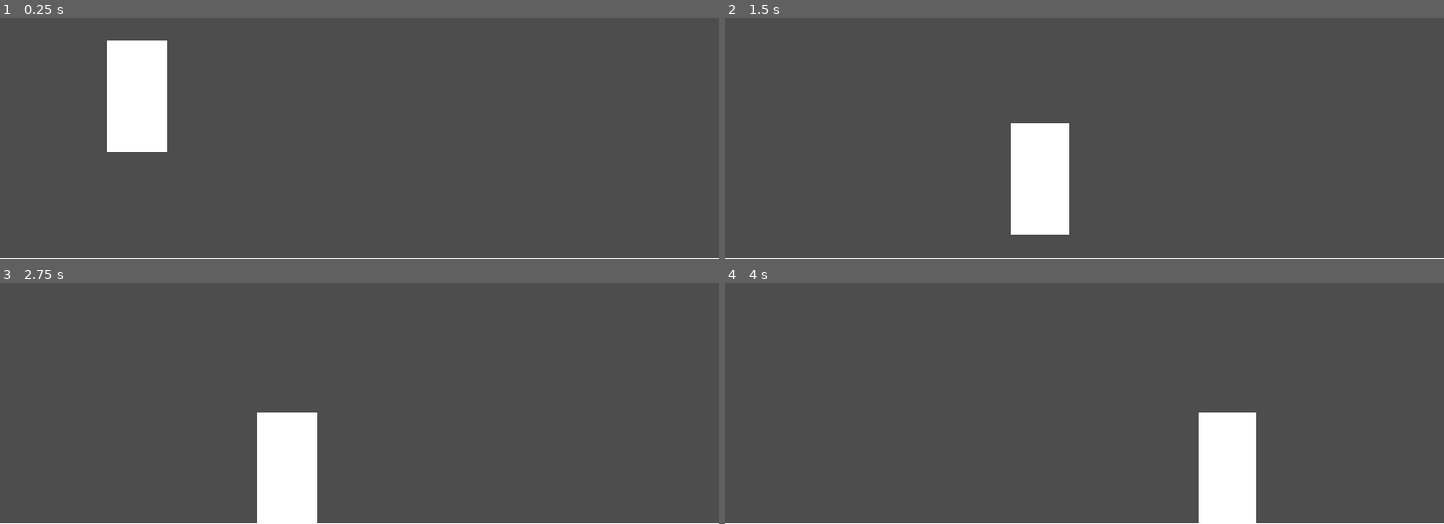
Above: before the commit, frames 1-4 (two rows, left to right).
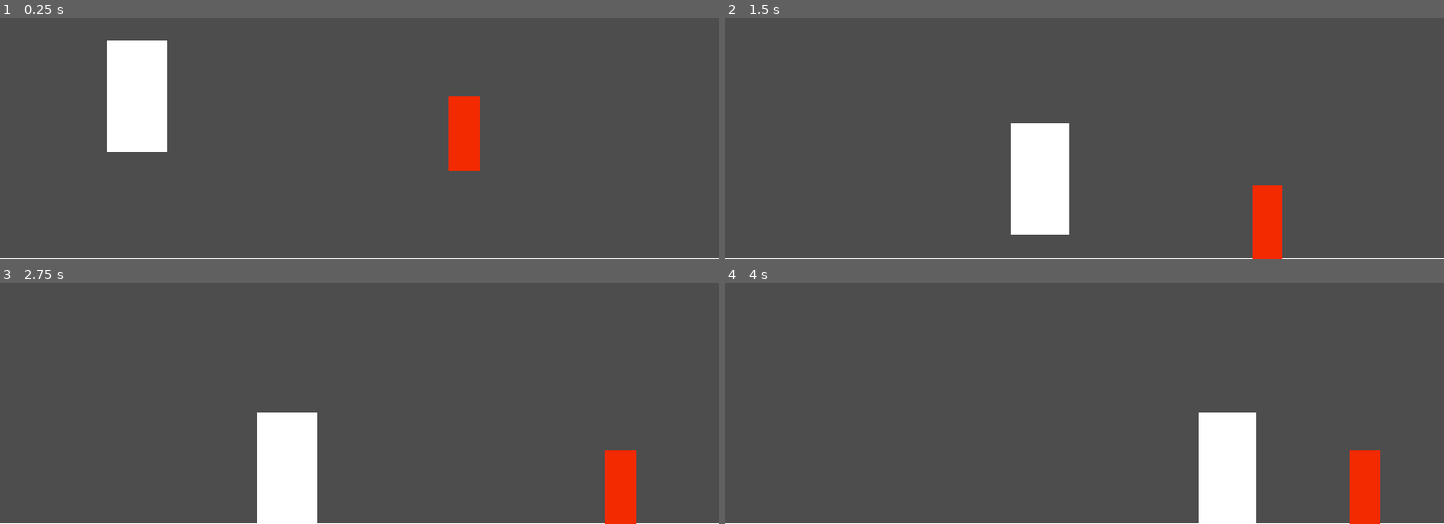
Above: after the commit, the same moments.

Repository: Richie0098/new-game-project
Game: Godot game, scene res://node_2d.tscn
Same seed, same stepped clock (60 frames per second), same inputs: the game is played once before the commit and once after it.
Inputs:
- Up to frame 1 (0.25 s): no input
- Up to frame 2 (1.5 s): tap Enter (ui_accept) at 0.5, 0.77 s; hold Right (ui_right) from 0.53 s (still down)
- Up to frame 3 (2.75 s): tap Enter (ui_accept) at 1.52 s; release Right (ui_right) at 2.03 s; hold Left (ui_left) from 2.03 s (still down)
- Up to frame 4 (4 s): release Left (ui_left) at 2.78 s; hold Right (ui_right) from 2.78 s (still down); tap Enter (ui_accept) at 3.02, 3.77 s

The runs differ from the first frame. In frame 1, 1.4% of the frame differs, in the area x 62-67%, y 32-64%; in frame 2, 1.3%; in frame 3, 1.3%; in frame 4, 1.3%.

Commit message:
Enemy
Added enemy AI but doesn't attcak

Diff:
--- /dev/null
+++ b/beelte.gd
@@ -0,0 +1,31 @@
+extends CharacterBody2D
+const SPEED = 100.0
+var gravity = 2000.0
+var direction = 1
+var health = 3
+
+func _physics_process(delta):
+	if not is_on_floor():
+		velocity.y += gravity * delta
+	if $Raywall.is_colliding() or (is_on_floor() and not $Rayfloor.is_colliding()):
+		direction = direction * -1
+
+		$Raywall.target_position.x = abs($Raywall.target_position.x) * direction
+		$Rayfloor.position.x = abs($Rayfloor.position.x) * direction
+
+	velocity.x = direction * SPEED
+	move_and_slide()
+
+func take_damage(amount):
+	health -= amount
+
+	modulate = Color(1, 0.3, 0.3)
+	await get_tree().create_timer(0.1).timeout
+	modulate = Color(1, 1, 1)
+
+	if health <= 0:
+		die()
+func die():
+	$CollisionShape2D.set_deferred("disabled", true)
+	set_physics_process(false)
+	queue_free()
--- /dev/null
+++ b/beetle.tscn
@@ -0,0 +1,28 @@
+[gd_scene format=3 uid="uid://b8eax1dbgc614"]
+
+[ext_resource type="Script" uid="uid://ddb883uftyghl" path="res://beelte.gd" id="1_lw8d3"]
+
+[sub_resource type="RectangleShape2D" id="RectangleShape2D_ikdr8"]
+size = Vector2(48, 105)
+
+[node name="CharacterBody2D" type="CharacterBody2D" unique_id=1867351165]
+position = Vector2(594, 274)
+script = ExtResource("1_lw8d3")
+
+[node name="CollisionShape2D" type="CollisionShape2D" parent="." unique_id=366836511]
+position = Vector2(125, 113)
+shape = SubResource("RectangleShape2D_ikdr8")
+
+[node name="ColorRect" type="ColorRect" parent="." unique_id=1577936499]
+offset_left = 100.0
+offset_top = 47.0
+offset_right = 149.0
+offset_bottom = 167.0
+color = Color(0.9507839, 0.16626629, 1.92523e-07, 1)
+
+[node name="Rayfloor" type="RayCast2D" parent="." unique_id=217594805]
+position = Vector2(136, 151)
+
+[node name="Raywall" type="RayCast2D" parent="." unique_id=1650277571]
+position = Vector2(132, 115)
+target_position = Vector2(66, 0)
--- a/node_2d.tscn
+++ b/node_2d.tscn
@@ -1,6 +1,7 @@
 [gd_scene format=3 uid="uid://4pqund3nukl7"]
 
 [ext_resource type="PackedScene" uid="uid://d30ebo7uakvax" path="res://character_body_2d.tscn" id="1_wtcfe"]
+[ext_resource type="PackedScene" uid="uid://b8eax1dbgc614" path="res://beetle.tscn" id="2_0e48y"]
 
 [sub_resource type="RectangleShape2D" id="RectangleShape2D_ikdr8"]
 size = Vector2(1168, 48.5)
@@ -36,3 +37,5 @@
 offset_bottom = 671.0
 
 [node name="CharacterBody2D" parent="." unique_id=1032843734 instance=ExtResource("1_wtcfe")]
+
+[node name="CharacterBody2D2" parent="." unique_id=1867351165 instance=ExtResource("2_0e48y")]
Not shown, added: beelte.gd.uid
